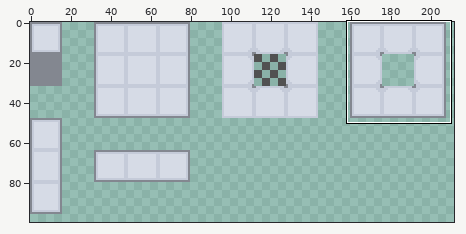
One commit to this pixel-art file: Assets/Tiled/stone.aseprite. The picture above shows the old version from afar; the outline marks the close-up.
Close-up. Earlier state:
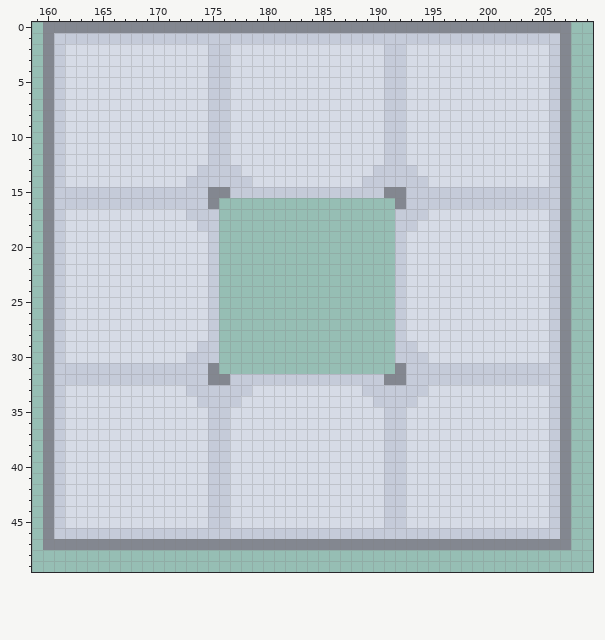
1024x512 pixels, 1 frame. Shown: x 159..209, y 0..49. The wide view leaves out empty margins.
New version:
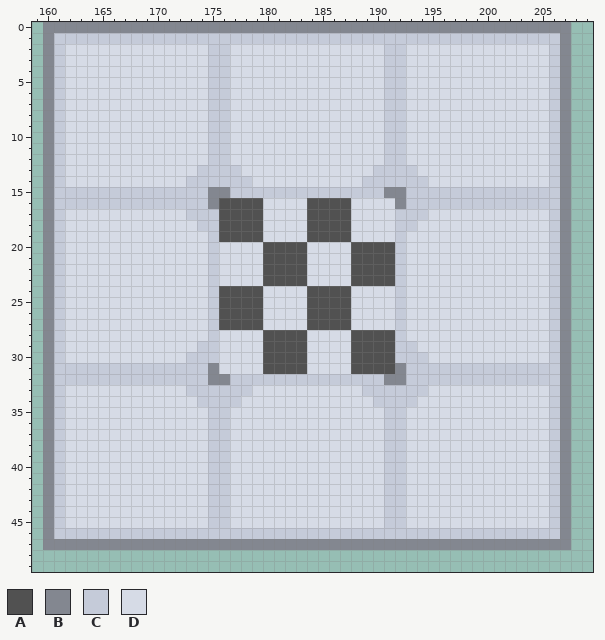
Palette (. is transparent): A #515151  B #838790  C #c5cbd9  D #d6dbe6
Change:
y 16..19: x 176..191 ................ -> AAAADDDDAAAADDDD
y 20..23: x 176..191 ................ -> DDDDAAAADDDDAAAA
y 24..27: x 176..191 ................ -> AAAADDDDAAAADDDD
y 28..31: x 176..191 ................ -> DDDDAAAADDDDAAAA
Boxes around the changes in both close-ups, in picture pixels (x1, y1, x2, y2):
added: (219, 198, 395, 374)
